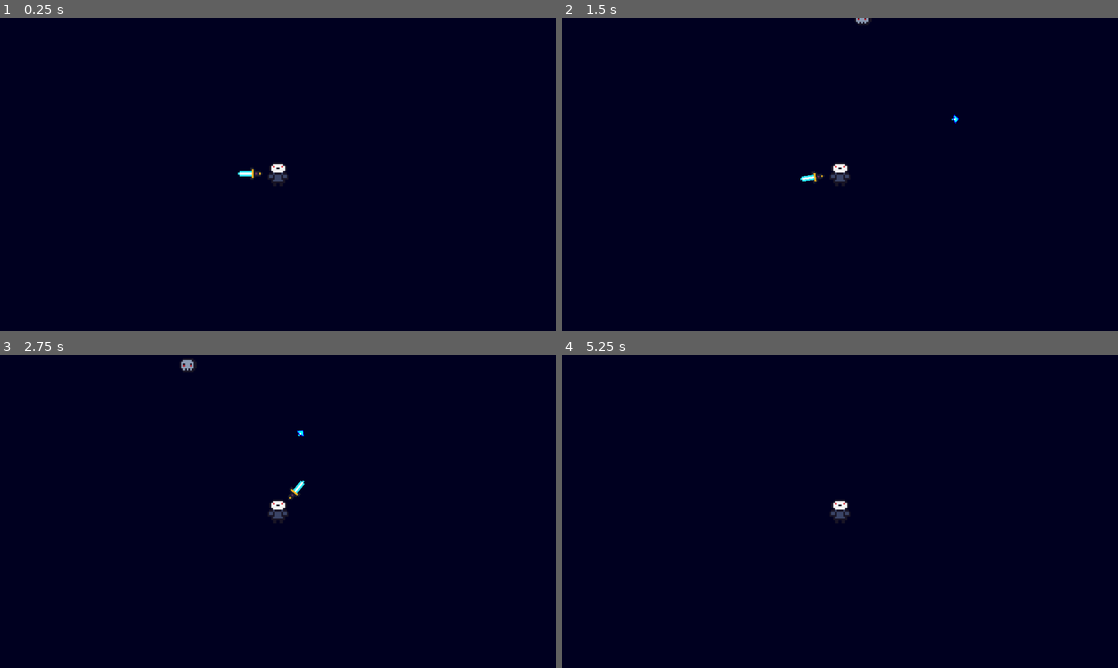
Above: before the commit, frames 1-4 (two rows, left to right).
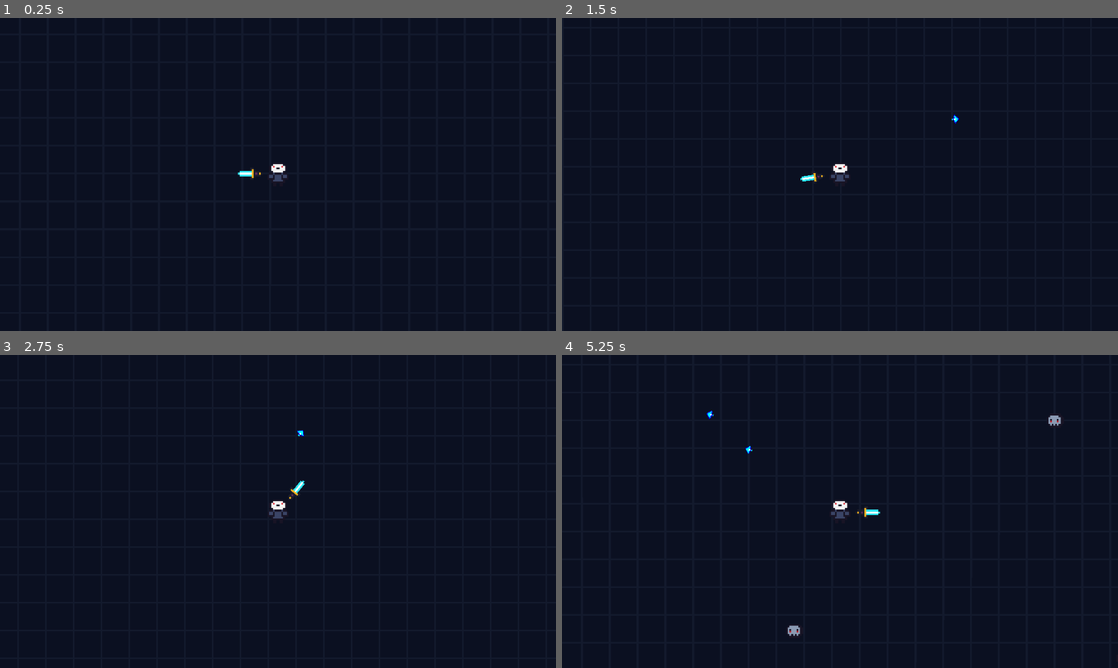
Above: after the commit, the same moments.

Repository: hanssantos02/the-under-forge
Game: Godot game, scene res://scenes/main.tscn
The game is run twice, just before and just after one commit, with the same random seed, the same clock (stepped at 60 frames per second) and the same inputs.
Inputs (mouse positions are in pixels of both pictures, inside the frame that each line leads up to):
- Up to frame 1 (0.25 s): no input
- Up to frame 2 (1.5 s): tap Enter (ui_accept) at 0.5, 0.77 s; move the mouse to (962, 158) at 0.52 s; hold D (move_right) 0.53-1.28 s; move the mouse to (728, 190) at 1.27 s; hold S (move_down) from 1.28 s (still down)
- Up to frame 3 (2.75 s): tap Enter (ui_accept) at 1.52 s; move the mouse to (333, 442) at 2.02 s; release S (move_down) at 2.03 s; hold D (move_right) from 2.03 s (still down)
- Up to frame 4 (5.25 s): move the mouse to (812, 574) at 2.77 s; release D (move_right) at 2.78 s; hold W (move_up) 2.78-3.53 s; tap Enter (ui_accept) at 3.02, 3.77, 4.52 s; move the mouse to (1006, 558) at 3.52 s; hold A (move_left) 3.53-5.03 s; move the mouse to (673, 464) at 4.27 s; move the mouse to (867, 511) at 5.02 s; hold S (move_down) from 5.03 s (still down)

The runs differ from the first frame. In frame 1, 8.8% of the frame differs, in the area x 0-100%, y 0-100%; in frame 2, 9.6%; in frame 3, 9.7%; in frame 4, 9.5%.

Commit message:
Prevent duplicate weapons upon death

Diff:
--- a/scenes/main.tscn
+++ b/scenes/main.tscn
@@ -3,25 +3,24 @@
 [ext_resource type="Script" uid="uid://bbfyorl02mg2e" path="res://scripts/main.gd" id="1_jyhfs"]
 [ext_resource type="PackedScene" uid="uid://bus5h20b6uhui" path="res://scenes/player.tscn" id="2_sugp2"]
 [ext_resource type="PackedScene" uid="uid://cdx7kghw88chw" path="res://scenes/enemy.tscn" id="3_sugp2"]
+[ext_resource type="Texture2D" uid="uid://c6xpebffhkkvp" path="res://sprites/background.png" id="4_jyhfs"]
 
 [sub_resource type="Curve2D" id="Curve2D_sugp2"]
 _data = {
-"points": PackedVector2Array(0, 0, 0, 0, 77, 79, 0, 0, 0, 0, 397, 79, 0, 0, 0, 0, 396, 259, 0, 0, 0, 0, 76, 259, 0, 0, 0, 0, 77, 79, 0, 0, 0, 0, 77, 79, 0, 0, 0, 0, 77, 79)
+"points": PackedVector2Array(0, 0, 0, 0, 0.4705864, 0, 0, 0, 0, 0, 636.50775, 0, 0, 0, 0, 0, 636.50775, 360, 0, 0, 0, 0, 0.4705864, 360, 0, 0, 0, 0, 0.4705864, 0)
 }
-point_count = 7
+point_count = 5
 
 [node name="Main" type="Node2D" unique_id=1984651099]
 script = ExtResource("1_jyhfs")
 player_scene = ExtResource("2_sugp2")
 enemy_scene = ExtResource("3_sugp2")
 
-[node name="Background" type="ColorRect" parent="." unique_id=53272879]
-modulate = Color(0.39688927, 0.39688927, 0.39688924, 1)
-offset_left = -1000.0
-offset_top = -1000.0
-offset_right = 1000.0
-offset_bottom = 1000.0
-color = Color(0, 0, 0.32156864, 1)
+[node name="Background" type="Sprite2D" parent="." unique_id=495847255]
+texture_repeat = 2
+texture = ExtResource("4_jyhfs")
+region_enabled = true
+region_rect = Rect2(0, 0, 10000, 10000)
 
 [node name="Player" parent="." unique_id=1062722222 groups=["player"] instance=ExtResource("2_sugp2")]
 position = Vector2(237, 169)
@@ -35,7 +34,7 @@
 curve = SubResource("Curve2D_sugp2")
 
 [node name="SpawnLocation" type="PathFollow2D" parent="SpawnPath" unique_id=1979444003]
-position = Vector2(77, 79)
+position = Vector2(0.4705864, 0)
 
 [connection signal="tree_exited" from="Player" to="." method="_on_player_died"]
 [connection signal="timeout" from="SpawnTimer" to="." method="_on_spawn_timer_timeout"]
--- a/scripts/player.gd
+++ b/scripts/player.gd
@@ -24,9 +24,10 @@
 	move_and_slide()
 
 func _on_health_component_died() -> void:
-	var weapon = dropped_weapon_scene.instantiate()
-	weapon.stats = weapon_pivot.stats
-	weapon.global_position = global_position
-	get_tree().current_scene.add_child(weapon)
-	camera_2d.reparent(weapon)
+	if starts_with_weapon:
+		var weapon = dropped_weapon_scene.instantiate()
+		weapon.stats = weapon_pivot.stats
+		weapon.global_position = global_position
+		get_tree().current_scene.add_child(weapon)
+		camera_2d.reparent(weapon)
 	queue_free()
Binary file added: sprites/background.png
Not shown, added: sprites/background.png.import
